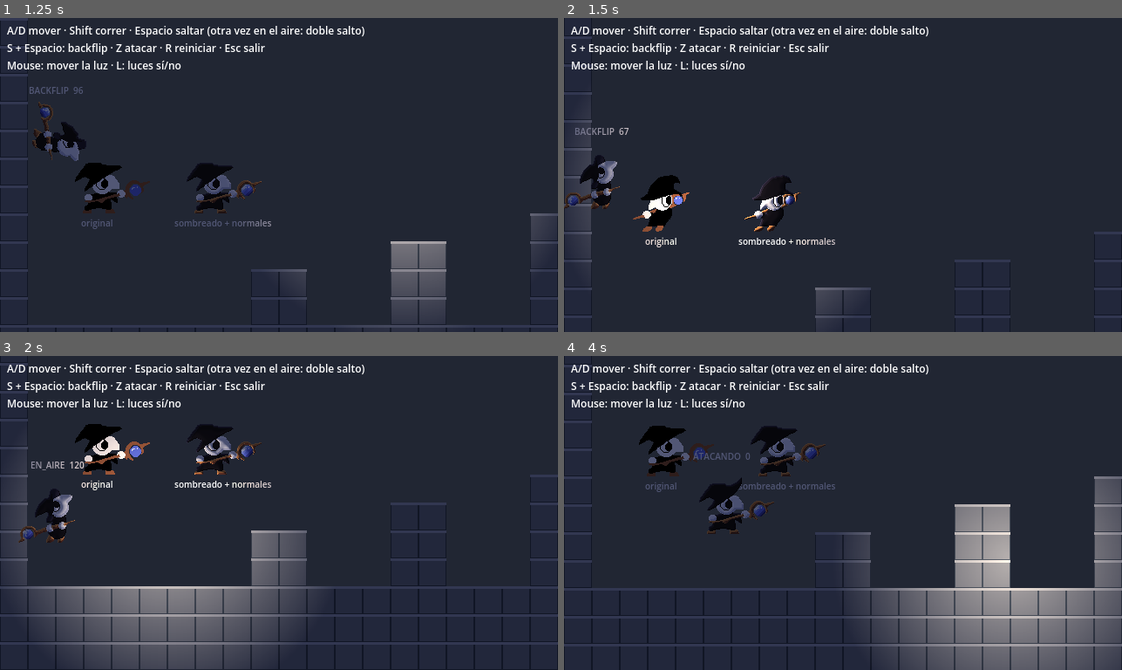
Above: before the commit, frames 1-4 (two rows, left to right).
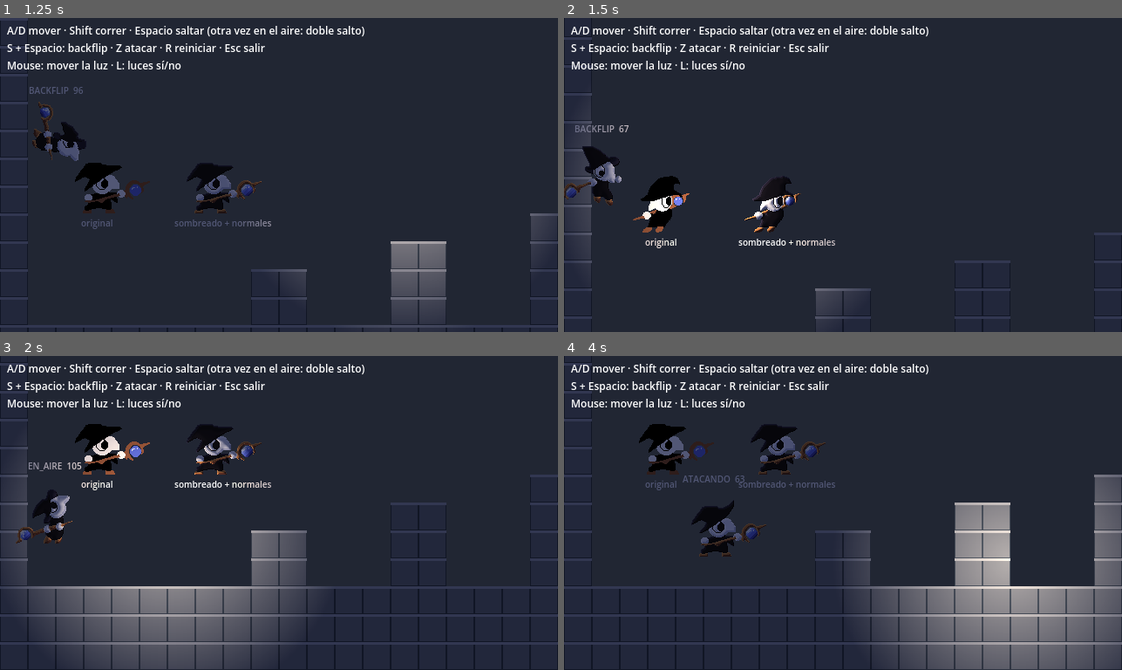
Above: after the commit, the same moments.

Repository: emiqia/Pi
Game: Godot game, scene res://tests/sala_prueba/sala_prueba.tscn
The game is run twice, just before and just after one commit, with the same random seed, the same clock (stepped at 60 frames per second) and the same inputs.
Inputs (mouse positions are in pixels of both pictures, inside the frame that each line leads up to):
- Up to frame 1 (1.25 s): tap Enter at 0.5 s; move the mouse to (401, 159) at 0.52 s; hold D (derecha) from 0.53 s (still down); hold S (agacharse) from 0.53 s (still down); tap Space (saltar) at 0.77, 1.07 s; tap Shift (correr) at 0.8 s
- Up to frame 2 (1.5 s): keep holding D (derecha); move the mouse to (731, 190) at 1.27 s; release S (agacharse) at 1.28 s; tap Shift (correr) at 1.35 s
- Up to frame 3 (2 s): keep holding D (derecha); tap Space (saltar) at 1.52, 1.55, 1.82 s
- Up to frame 4 (4 s): move the mouse to (898, 443) at 2.02 s; release D (derecha) at 2.03 s; hold A (izquierda) 2.03-2.78 s; hold S (agacharse) 2.03-2.78 s; tap Space (saltar) at 2.1, 3.02, 3.32, 3.77, 3.8 s; move the mouse to (815, 575) at 2.77 s; hold D (derecha) from 2.78 s (still down); tap S (agacharse) at 2.85 s; tap Shift (correr) at 3.05 s; move the mouse to (1010, 560) at 3.52 s; tap Z (atacar) at 3.6 s

Frame 1 is identical in both runs. In frame 2, 2.0% of the frame differs, in the area x 0-100%, y 5-96%; in frame 3, 0.6%; in frame 4, 6.1%, in the area x 0-100%, y 2-100%.

Commit message:
Animación de caer, mini dash al correr y ajustes de caída y ataque aéreo

Diff:
--- a/sistemas/jugador/pi.gd
+++ b/sistemas/jugador/pi.gd
@@ -10,6 +10,8 @@
 @export var friccion := 900.0
 @export var freno_giro := 1600.0
 @export var aceleracion_aire := 380.0
+@export var velocidad_dash := 330.0
+@export var duracion_dash := 0.2
 
 @export_group("Salto")
 @export var altura_salto := 112.0
@@ -18,14 +20,14 @@
 @export var altura_backflip := 192.0
 @export var empuje_backflip := 140.0
 @export var bonus_salto_corriendo := 0.12
-@export var multiplicador_caida := 1.6
+@export var multiplicador_caida := 1.4
 @export var corte_salto := 0.45
-@export var velocidad_caida_max := 620.0
+@export var velocidad_caida_max := 560.0
 @export var tiempo_coyote := 0.1
 @export var tiempo_buffer := 0.12
 
 @export_group("Ataque")
-@export var suspension_ataque_aire := 0.4
+@export var suspension_ataque_aire := 0.2
 
 const DURACION_GIRO_BACKFLIP := 0.55
 const ULTIMO_CUADRO_AGACHARSE := 5
@@ -38,6 +40,8 @@
 var _coyote := 0.0
 var _buffer := 0.0
 var _maxima_aire := 0.0
+var _queria_correr := false
+var _dash := 0.0
 var _suspension := 0.0
 var _puede_suspenderse := true
 
@@ -57,6 +61,7 @@
 
 	_actualizar_temporizadores(delta, en_suelo)
 	_atacar()
+	_dash_carrera(direccion, en_suelo)
 	_mover_horizontal(direccion, en_suelo, delta)
 	_saltar(en_suelo)
 	_aplicar_gravedad(delta)
@@ -75,6 +80,7 @@
 		_coyote -= delta
 
 	_suspension -= delta
+	_dash = _dash - delta if en_suelo else 0.0
 
 	if Input.is_action_just_pressed("saltar"):
 		_buffer = tiempo_buffer
@@ -98,9 +104,21 @@
 		estado = Estado.QUIETO if is_on_floor() else Estado.EN_AIRE
 
 
+func _dash_carrera(direccion: float, en_suelo: bool) -> void:
+	var quiere := en_suelo and _quiere_correr() and not Input.is_action_pressed("agacharse") and estado != Estado.ATACANDO
+	if quiere and not _queria_correr and absf(velocity.x) <= velocidad_caminar + 1.0:
+		velocity.x = signf(direccion) * velocidad_dash
+		_dash = duracion_dash
+		mirando = 1 if direccion > 0.0 else -1
+	_queria_correr = quiere
+
+
 func _mover_horizontal(direccion: float, en_suelo: bool, delta: float) -> void:
 	var agachado := en_suelo and Input.is_action_pressed("agacharse")
 	var atacando_en_suelo := en_suelo and estado == Estado.ATACANDO
+
+	if _dash > 0.0:
+		direccion = float(mirando)
 
 	var objetivo := 0.0
 	if direccion != 0.0 and not agachado and not atacando_en_suelo:
@@ -126,7 +144,7 @@
 
 	velocity.x = move_toward(velocity.x, objetivo, tasa * delta)
 
-	if direccion != 0.0 and estado != Estado.BACKFLIP and estado != Estado.ATACANDO:
+	if direccion != 0.0 and estado != Estado.BACKFLIP and estado != Estado.ATACANDO and _dash <= 0.0:
 		mirando = 1 if direccion > 0.0 else -1
 
 
@@ -222,9 +240,7 @@
 				_sprite.speed_scale = 1.0
 				_cambiar_postura("agacharse")
 		_:
-			if _sprite.animation != &"saltar":
-				_sprite.speed_scale = 1.0
-				_sprite.play("saltar")
+			_animar_aire()
 
 	_etiqueta.text = "%s  %d" % [Estado.keys()[estado], absf(velocity.x)]
 
@@ -253,3 +269,15 @@
 
 	if _sprite.animation == &"correr":
 		_sprite.speed_scale = clampf(absf(velocity.x) / velocidad_correr, 0.6, 1.2)
+
+
+func _animar_aire() -> void:
+	_sprite.speed_scale = 1.0
+	if velocity.y < 0.0:
+		if _sprite.animation != &"saltar":
+			_sprite.play("saltar")
+	elif _sprite.animation == &"caer_inicio":
+		if not _sprite.is_playing():
+			_sprite.play("caer")
+	elif _sprite.animation != &"caer":
+		_sprite.play("caer_inicio")
--- a/sistemas/jugador/pi.tscn
+++ b/sistemas/jugador/pi.tscn
@@ -13,6 +13,8 @@
 [ext_resource type="Texture2D" path="res://compartido/personajes/pi/animaciones/pi_run_sombreado_n.png" id="11_correr_n"]
 [ext_resource type="Texture2D" path="res://compartido/personajes/pi/animaciones/pi_jump_sombreado.png" id="12_saltar"]
 [ext_resource type="Texture2D" path="res://compartido/personajes/pi/animaciones/pi_jump_sombreado_n.png" id="13_saltar_n"]
+[ext_resource type="Texture2D" path="res://compartido/personajes/pi/animaciones/pi_fall_sombreado.png" id="14_caer"]
+[ext_resource type="Texture2D" path="res://compartido/personajes/pi/animaciones/pi_fall_sombreado_n.png" id="15_caer_n"]
 
 [sub_resource type="RectangleShape2D" id="RectangleShape2D_cuerpo"]
 size = Vector2(24, 48)
@@ -257,6 +259,30 @@
 atlas = SubResource("CanvasTexture_saltar")
 region = Rect2(256, 0, 128, 128)
 
+[sub_resource type="CanvasTexture" id="CanvasTexture_caer"]
+diffuse_texture = ExtResource("14_caer")
+normal_texture = ExtResource("15_caer_n")
+
+[sub_resource type="AtlasTexture" id="AtlasTexture_caer_0"]
+atlas = SubResource("CanvasTexture_caer")
+region = Rect2(0, 0, 128, 128)
+
+[sub_resource type="AtlasTexture" id="AtlasTexture_caer_1"]
+atlas = SubResource("CanvasTexture_caer")
+region = Rect2(128, 0, 128, 128)
+
+[sub_resource type="AtlasTexture" id="AtlasTexture_caer_2"]
+atlas = SubResource("CanvasTexture_caer")
+region = Rect2(256, 0, 128, 128)
+
+[sub_resource type="AtlasTexture" id="AtlasTexture_caer_3"]
+atlas = SubResource("CanvasTexture_caer")
+region = Rect2(384, 0, 128, 128)
+
+[sub_resource type="AtlasTexture" id="AtlasTexture_caer_4"]
+atlas = SubResource("CanvasTexture_caer")
+region = Rect2(512, 0, 128, 128)
+
 [sub_resource type="SpriteFrames" id="SpriteFrames_pi"]
 animations = [{
 "frames": [{
@@ -455,6 +481,31 @@
 "loop": false,
 "name": &"saltar",
 "speed": 12.0
+}, {
+"frames": [{
+"duration": 1.0,
+"texture": SubResource("AtlasTexture_caer_0")
+}, {
+"duration": 1.0,
+"texture": SubResource("AtlasTexture_caer_1")
+}],
+"loop": false,
+"name": &"caer_inicio",
+"speed": 12.0
+}, {
+"frames": [{
+"duration": 1.0,
+"texture": SubResource("AtlasTexture_caer_2")
+}, {
+"duration": 1.0,
+"texture": SubResource("AtlasTexture_caer_3")
+}, {
+"duration": 1.0,
+"texture": SubResource("AtlasTexture_caer_4")
+}],
+"loop": true,
+"name": &"caer",
+"speed": 10.0
 }, {
 "frames": [{
 "duration": 1.0,
Not shown, added: compartido/personajes/pi/animaciones/pi_fall.png.import
Binary file added: compartido/personajes/pi/animaciones/pi_fall_sombreado.png
Not shown, added: compartido/personajes/pi/animaciones/pi_fall_sombreado.png.import
Binary file added: compartido/personajes/pi/animaciones/pi_fall_sombreado_n.png
Not shown, added: compartido/personajes/pi/animaciones/pi_fall_sombreado_n.png.import
